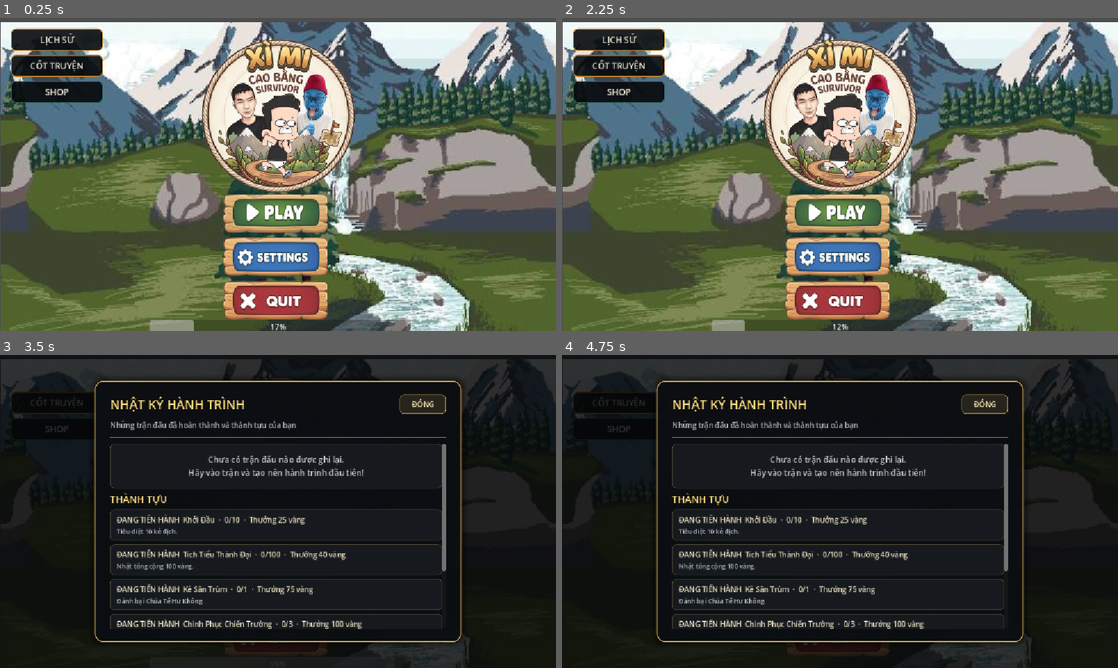
Above: before the commit, frames 1-4 (two rows, left to right).
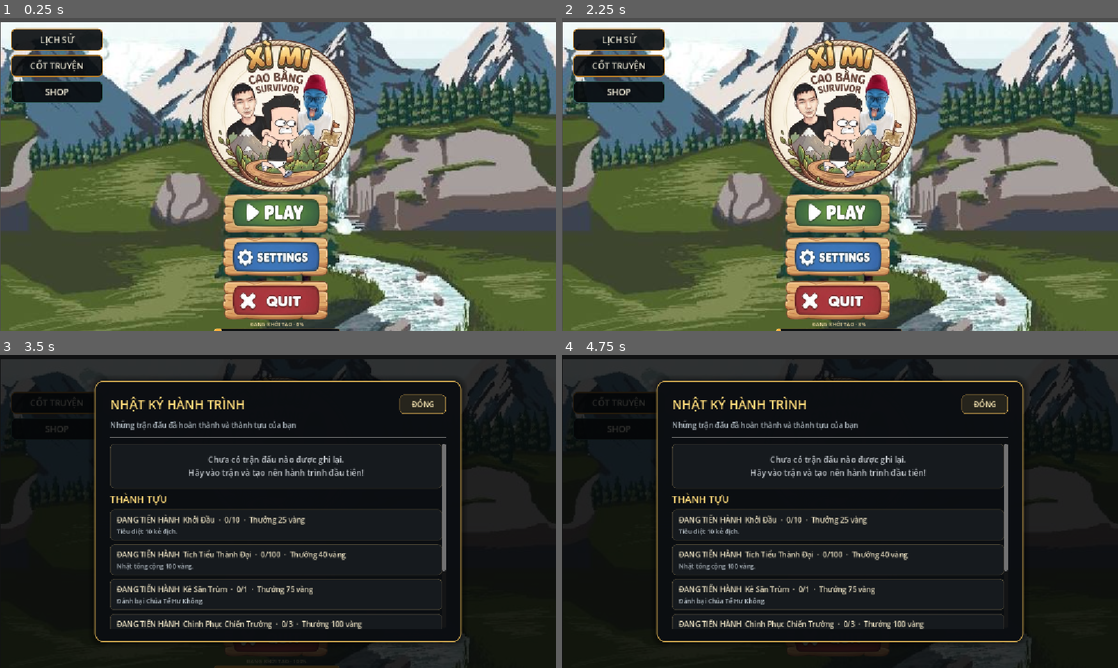
Above: after the commit, the same moments.

Repository: hoducvinhh/game2D
Game: Godot game, scene res://scenes/levels/main_menu.tscn
Same seed, same stepped clock (60 frames per second), same inputs: the game is played once before the commit and once after it.
Inputs (mouse positions are in pixels of both pictures, inside the frame that each line leads up to):
- Up to frame 1 (0.25 s): no input
- Up to frame 2 (2.25 s): click (840, 255) at 0.5 s; click "Hiện điều khiển cảm ứng" at 1.25 s; click "QUAY LẠI" at 2 s
- Up to frame 3 (3.5 s): click "LỊCH SỬ" at 2.75 s
- Up to frame 4 (4.75 s): click "CỐT TRUYỆN" at 3.5 s; click (840, 549) at 4.25 s

The runs differ from the first frame. In frame 1, 0.9% of the frame differs, in the area x 26-73%, y 96-100%; in frame 2, 0.8%; in frame 3, less than 0.1%; in frame 4, nothing differs.

Commit message:
Enhance main menu loading UI with status label and styled progress bar

Diff:
--- a/scenes/levels/main_menu.tscn
+++ b/scenes/levels/main_menu.tscn
@@ -93,16 +93,37 @@
 [node name="LoadingBar" type="ProgressBar" parent="." unique_id=1712527268]
 unique_name_in_owner = true
 layout_mode = 1
-anchors_preset = 7
+anchors_preset = 11
 anchor_left = 0.5
 anchor_top = 1.0
 anchor_right = 0.5
 anchor_bottom = 1.0
-offset_left = -266.0
-offset_top = -27.0
-offset_right = 266.0
+offset_left = -132.0
+offset_top = -9.0
+offset_right = 128.0
+offset_bottom = -2.0
 grow_horizontal = 2
 grow_vertical = 0
+
+[node name="LoadingStatus" type="Label" parent="." unique_id=1852492141]
+unique_name_in_owner = true
+layout_mode = 1
+anchors_preset = 11
+anchor_left = 0.5
+anchor_top = 1.0
+anchor_right = 0.5
+anchor_bottom = 1.0
+offset_left = -132.0
+offset_top = -22.0
+offset_right = 128.0
+offset_bottom = -10.0
+grow_horizontal = 2
+grow_vertical = 0
+theme_override_font_sizes/font_size = 11
+theme_override_colors/font_color = Color(0.95, 0.87, 0.66, 1)
+text = "ĐANG KHỞI TẠO · 0%"
+horizontal_alignment = 1
+vertical_alignment = 1
 
 [node name="CanvasLayer" type="CanvasLayer" parent="." unique_id=1134660712]
 
--- a/scripts/game_data.gd
+++ b/scripts/game_data.gd
@@ -53,6 +53,7 @@
 		"name": "Lil' Boy Tộc Trưởng",
 		"price": 0,
 		"description": "Chỉ số cân bằng, súng mía cơ bản.",
+		"biography": "Người thủ lĩnh trẻ của bản làng, luôn đứng ra bảo vệ mọi người trước hiểm họa. Bình tĩnh và linh hoạt, Lil' Boy sẵn sàng đối mặt thử thách bằng bộ trang bị cân bằng.",
 		"portrait_path": "res://assets/sprites/player/character_selection.png",
 		"sprite_path": "res://assets/sprites/player/normal.png",
 		"run_path": "res://assets/sprites/player/run.png",
@@ -64,6 +65,7 @@
 		"name": "Chiến Binh Râu Đỏ",
 		"price": 100,
 		"description": "Máu dồi dào (+40 HP), vũ khí cận chiến uy lực.",
+		"biography": "Một chiến binh dày dạn, nổi bật với bộ râu đỏ và ý chí không khuất phục. Anh luôn chọn tiến lên tuyến đầu, chịu đòn thay đồng đội và áp đảo đối thủ ở cự ly gần.",
 		"portrait_path": "res://assets/sprites/player/new_character.png",
 		"normal_path": "res://assets/sprites/player/new_character_normal.png",
 		"jump_path": "res://assets/sprites/player/new_character_jump.png",
@@ -75,6 +77,7 @@
 		"name": "Pháp Sư Vũ",
 		"price": 200,
 		"description": "Tốc độ cao (+20%), tầm khói Shisa & sóng âm rộng.",
+		"biography": "Vũ là pháp sư nhanh nhẹn, điều khiển khói và những đợt sóng âm để giữ khoảng cách với hiểm nguy. Thể lực không quá dồi dào, nhưng sự cơ động giúp anh luôn tìm được lối thoát.",
 		"portrait_path": "res://assets/sprites/player/mage_vu_portrait.png",
 		"fallback_portrait": "res://assets/sprites/player/new_character.png",
 		"normal_path": "res://assets/sprites/player/mage_vu_normal.png",
@@ -87,6 +90,7 @@
 		"name": "Xạ Thủ Bã Mía",
 		"price": 300,
 		"description": "Tầm bắn xa, đạn mía bay nhanh, tỉ lệ bạo kích cao.",
+		"biography": "Một xạ thủ kiên nhẫn, luôn quan sát chiến trường để chọn đúng thời điểm ra đòn. Những phát bắn bã mía nhanh và chính xác giúp anh hạ gục mục tiêu trước khi chúng kịp áp sát.",
 		"portrait_path": "res://assets/sprites/player/sniper_portrait.png",
 		"fallback_portrait": "res://assets/sprites/player/character_selection.png",
 		"normal_path": "res://assets/sprites/player/sniper_normal.png",
--- a/scripts/levels/character_lobby.gd
+++ b/scripts/levels/character_lobby.gd
@@ -3,18 +3,12 @@
 const MAIN_MENU_PATH := "res://scenes/levels/main_menu.tscn"
 const DIFFICULTY_LOBBY_PATH := "res://scenes/levels/difficulty_lobby.tscn"
 const FALLBACK_PORTRAIT_PATH := "res://assets/sprites/player/character_selection.png"
-const AVAILABLE_WEAPONS := [
-	{"name": "Bã mía", "icon": "res://assets/sprites/weapons/sugarcane/sugarcane.png", "description": "Phóng mía về phía kẻ địch gần nhất"},
-	{"name": "Shisa", "icon": "res://assets/sprites/weapons/shisa/shisa.png", "description": "Phun làn khói liên tục diện rộng"},
-	{"name": "Cái chày", "icon": "res://assets/sprites/weapons/bat/bat.png", "description": "Vung chày đập mạnh xuống kẻ địch"},
-	{"name": "Khiên", "icon": "res://assets/sprites/weapons/shield/shield.png", "description": "Giảm sát thương nhận vào"},
-	{"name": "Điện thoại", "icon": "res://assets/sprites/weapons/phone/phone1.png", "description": "Vũ khí phòng thủ"}
-]
 
 var character_ids: Array[String] = []
 var selected_index: int = 0
 var preview: TextureRect
 var name_label: Label
+var biography_label: Label
 var status_label: Label
 var balance_label: Label
 var action_button: Button
@@ -115,11 +109,17 @@
 	name_label.add_theme_color_override("font_color", Color(1.0, 0.96, 0.86))
 	information.add_child(name_label)
 
+	biography_label = Label.new()
+	biography_label.add_theme_font_size_override("font_size", 16)
+	biography_label.add_theme_color_override("font_color", Color(0.86, 0.84, 0.78))
+	biography_label.autowrap_mode = TextServer.AUTOWRAP_WORD_SMART
+	biography_label.custom_minimum_size.y = 84
+	information.add_child(biography_label)
+
 	status_label = Label.new()
 	status_label.add_theme_font_size_override("font_size", 18)
 	status_label.add_theme_color_override("font_color", Color(1.0, 0.82, 0.24))
 	information.add_child(status_label)
-	_add_available_weapons(information)
 
 	var navigation := HBoxContainer.new()
 	navigation.add_theme_constant_override("separation", 12)
@@ -153,39 +153,6 @@
 	start_button.pressed.connect(_on_start_pressed)
 	footer.add_child(start_button)
 
-func _add_available_weapons(parent: VBoxContainer) -> void:
-	var heading := Label.new()
-	heading.text = "VŨ KHÍ CÓ SẴN"
-	heading.add_theme_font_size_override("font_size", 14)
-	heading.add_theme_color_override("font_color", Color(0.78, 0.74, 0.64))
-	parent.add_child(heading)
-
-	var weapon_row := HBoxContainer.new()
-	weapon_row.add_theme_constant_override("separation", 6)
-	parent.add_child(weapon_row)
-	for weapon in AVAILABLE_WEAPONS:
-		var weapon_item := VBoxContainer.new()
-		weapon_item.custom_minimum_size = Vector2(58, 68)
-		weapon_item.add_theme_constant_override("separation", 2)
-		weapon_row.add_child(weapon_item)
-
-		var icon := TextureRect.new()
-		icon.custom_minimum_size = Vector2(42, 42)
-		icon.expand_mode = TextureRect.EXPAND_IGNORE_SIZE
-		icon.stretch_mode = TextureRect.STRETCH_KEEP_ASPECT_CENTERED
-		icon.texture = load(weapon["icon"])
-		icon.tooltip_text = "%s: %s" % [weapon["name"], weapon["description"]]
-		weapon_item.add_child(icon)
-
-		var weapon_name := Label.new()
-		weapon_name.text = weapon["name"]
-		weapon_name.custom_minimum_size.x = 58
-		weapon_name.add_theme_font_size_override("font_size", 11)
-		weapon_name.add_theme_color_override("font_color", Color(1.0, 0.96, 0.86))
-		weapon_name.horizontal_alignment = HORIZONTAL_ALIGNMENT_CENTER
-		weapon_name.clip_text = true
-		weapon_item.add_child(weapon_name)
-
 func _make_button(button_text: String) -> Button:
 	var button := Button.new()
 	button.text = button_text
@@ -200,6 +167,7 @@
 	var character_id := character_ids[selected_index]
 	var character: Dictionary = GameData.CHARACTERS[character_id]
 	name_label.text = character.get("name", character_id)
+	biography_label.text = character.get("biography", character.get("description", ""))
 
 	var portrait_path: String = character.get("portrait_path", FALLBACK_PORTRAIT_PATH)
 	if not ResourceLoader.exists(portrait_path):
--- a/scripts/levels/main_menu.gd
+++ b/scripts/levels/main_menu.gd
@@ -1,6 +1,7 @@
 extends Control
 
 @onready var progress_bar: ProgressBar = $%LoadingBar
+@onready var loading_status: Label = $%LoadingStatus
 @onready var play_button: TextureButton = $%PlayButton
 @onready var settings_button: TextureButton = $%SettingsButton
 @onready var quit_button: TextureButton = $%QuitButton
@@ -26,10 +27,38 @@
 	# Khóa nút Play và chạy thanh Loading giả lập khi khởi động
 	play_button.disabled = true
 	if progress_bar:
+		_style_loading_bar()
+		progress_bar.value_changed.connect(_on_loading_progress_changed)
 		progress_bar.value = 0
 		var tween = create_tween()
-		tween.tween_property(progress_bar, "value", 100, 1.5)
+		tween.tween_property(progress_bar, "value", 100.0, 1.5).set_trans(Tween.TRANS_QUAD).set_ease(Tween.EASE_IN_OUT)
 		tween.finished.connect(_on_loading_complete)
+
+func _style_loading_bar() -> void:
+	progress_bar.show_percentage = false
+	progress_bar.custom_minimum_size = Vector2(260.0, 7.0)
+
+	var background := StyleBoxFlat.new()
+	background.bg_color = Color(0.035, 0.045, 0.065, 0.94)
+	background.border_color = Color(0.52, 0.38, 0.19, 0.95)
+	background.set_border_width_all(1)
+	background.set_corner_radius_all(7)
+	background.content_margin_left = 2
+	background.content_margin_right = 2
+	background.content_margin_top = 2
+	background.content_margin_bottom = 2
+	progress_bar.add_theme_stylebox_override("background", background)
+
+	var fill := StyleBoxFlat.new()
+	fill.bg_color = Color(1.0, 0.69, 0.22, 1.0)
+	fill.border_color = Color(1.0, 0.88, 0.52, 1.0)
+	fill.set_border_width_all(1)
+	fill.set_corner_radius_all(6)
+	progress_bar.add_theme_stylebox_override("fill", fill)
+
+func _on_loading_progress_changed(value: float) -> void:
+	if loading_status:
+		loading_status.text = "ĐANG KHỞI TẠO · %d%%" % roundi(value)
 
 func _set_button_click_mask(button: TextureButton) -> void:
 	var click_mask := BitMap.new()
@@ -90,6 +119,8 @@
 	play_button.disabled = false
 	if progress_bar:
 		progress_bar.hide() # Ẩn thanh loading sau khi tải xong
+	if loading_status:
+		loading_status.hide()
 
 func _on_play_pressed() -> void:
 	get_tree().change_scene_to_file("res://scenes/levels/character_lobby.tscn")
